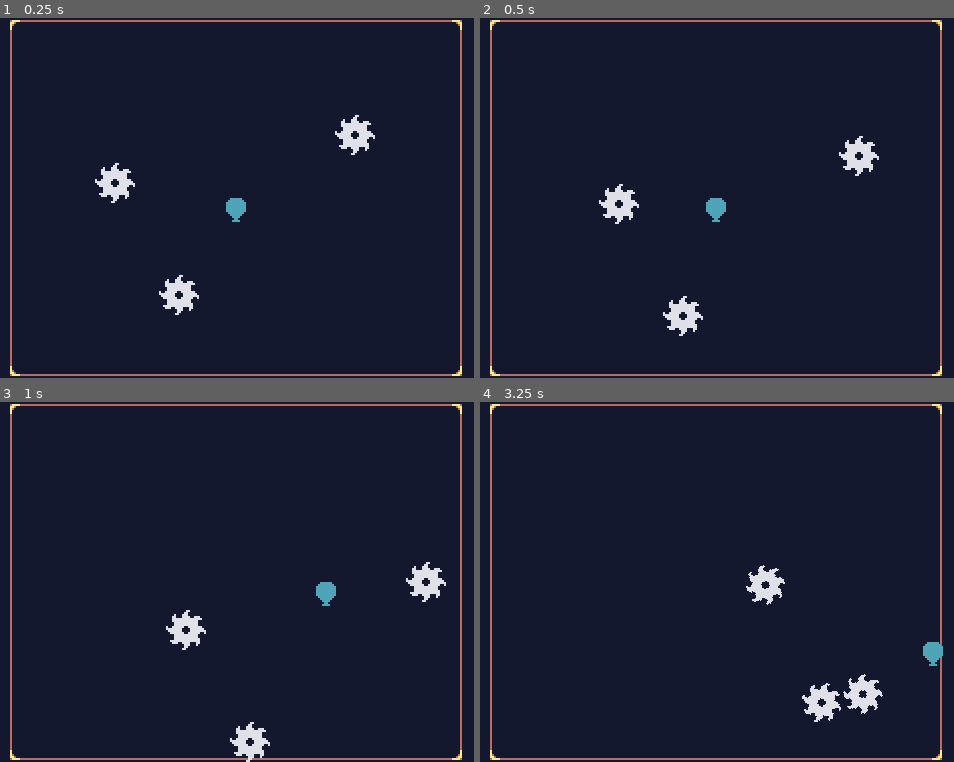
Above: before the commit, frames 1-4 (two rows, left to right).
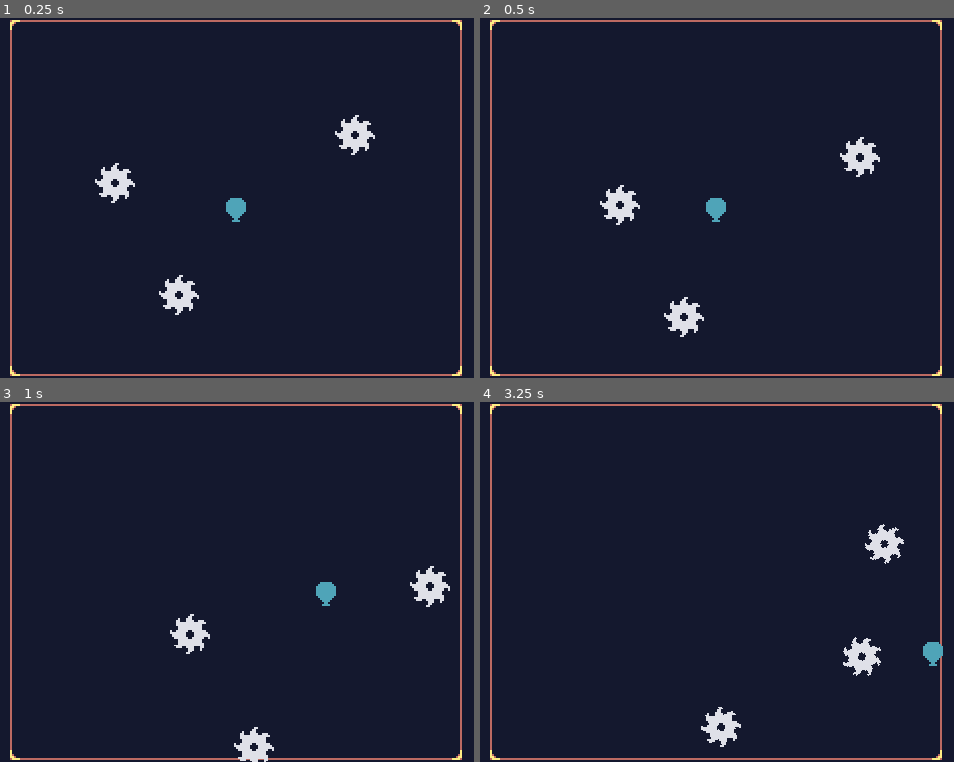
Above: after the commit, the same moments.

Repository: Enzo889/i-am-a-poor-balloon-trying-to-survive-an-endless-rain-of-blades---godot-4
Game: Godot game, scene res://world.tscn
Same seed, same stepped clock (60 frames per second), same inputs: the game is played once before the commit and once after it.
Inputs:
- Up to frame 1 (0.25 s): no input
- Up to frame 2 (0.5 s): no input
- Up to frame 3 (1 s): hold Right (ui_right) from 0.53 s (still down)
- Up to frame 4 (3.25 s): release Right (ui_right) at 1.28 s; hold Down (ui_down) 1.28-2.03 s; hold Right (ui_right) 2.03-2.78 s; hold Up (ui_up) from 2.78 s (still down)

Frame 1 is identical in both runs. In frame 2, 0.4% of the frame differs, in the area x 25-85%, y 32-89%; in frame 3, 1.1%; in frame 4, 2.8%, in the area x 46-90%, y 33-96%.

Commit message:
feat: add collision state

Diff:
--- a/balloon.tscn
+++ b/balloon.tscn
@@ -8,6 +8,7 @@
 height = 12.0
 
 [node name="Balloon" type="CharacterBody2D"]
+collision_layer = 0
 motion_mode = 1
 platform_on_leave = 2
 script = ExtResource("1_xevqy")
--- a/project.godot
+++ b/project.godot
@@ -23,6 +23,11 @@
 window/size/window_height_override=720
 window/stretch/mode="canvas_items"
 
+[layer_names]
+
+2d_physics/layer_1="world"
+2d_physics/layer_2="balloon"
+
 [rendering]
 
 textures/canvas_textures/default_texture_filter=0
--- a/saw_blade.tscn
+++ b/saw_blade.tscn
@@ -9,9 +9,11 @@
 radius = 8.0
 
 [node name="SawBlade" type="RigidBody2D"]
+collision_layer = 0
 physics_material_override = SubResource("PhysicsMaterial_u1akm")
 gravity_scale = 0.0
 linear_velocity = Vector2(50, 45)
+linear_damp_mode = 1
 
 [node name="Sprite2D" type="Sprite2D" parent="."]
 texture = ExtResource("1_7dq7e")
--- a/world.tscn
+++ b/world.tscn
@@ -18,6 +18,7 @@
 metadata/_edit_lock_ = true
 
 [node name="Walls" type="StaticBody2D" parent="."]
+collision_mask = 0
 metadata/_edit_group_ = true
 metadata/_edit_lock_ = true
 
